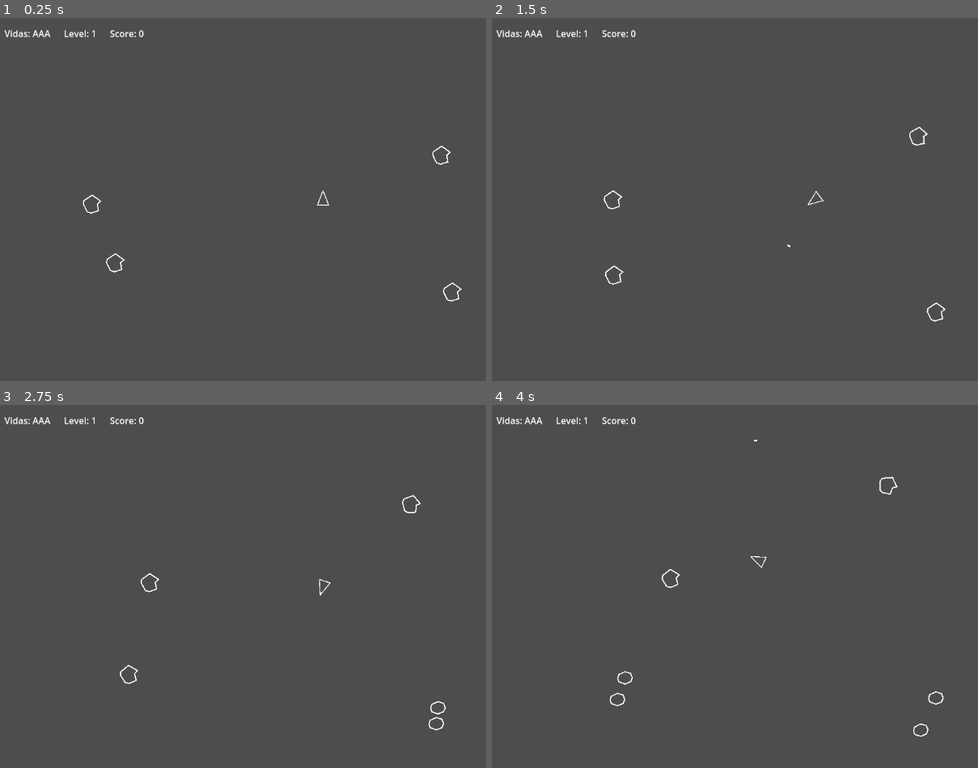
Above: before the commit, frames 1-4 (two rows, left to right).
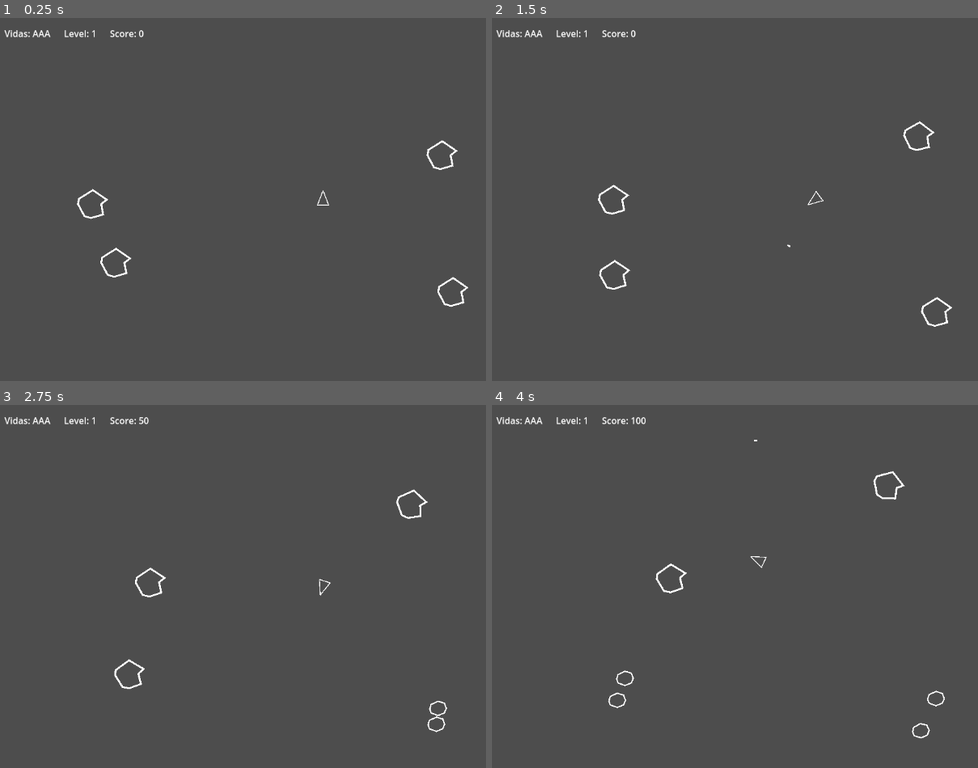
Above: after the commit, the same moments.

Repository: jiyarza/asteroids_gd
Game: Godot game, scene res://Main.tscn
The game is run twice, just before and just after one commit, with the same random seed, the same clock (stepped at 60 frames per second) and the same inputs.
Inputs:
- Up to frame 1 (0.25 s): no input
- Up to frame 2 (1.5 s): hold D (turn_right) 0.53-1.28 s; tap Space (shoot) at 0.6, 1.35 s; hold A (turn_left) from 1.28 s (still down)
- Up to frame 3 (2.75 s): release A (turn_left) at 2.03 s; hold D (turn_right) from 2.03 s (still down); tap Space (shoot) at 2.1 s
- Up to frame 4 (4 s): release D (turn_right) at 2.78 s; hold W (thrust) 2.78-3.53 s; tap Space (shoot) at 2.85, 3.6 s; hold A (turn_left) from 3.53 s (still down)

The runs differ from the first frame. In frame 1, 0.6% of the frame differs, in the area x 15-97%, y 33-80%; in frame 2, 0.7%, in the area x 21-95%, y 28-86%; in frame 3, 0.6%; in frame 4, 0.6%.

Commit message:
feat: score, wave & lives update in the hud!

Diff:
--- a/Asteroid/Asteroid.gd
+++ b/Asteroid/Asteroid.gd
@@ -79,6 +79,10 @@
 	# Si ya es el tamaño mínimo, desaparece
 	if size == Size.SMALL:
 		print("Asteroid DESTROYED")
+		remove_from_group("asteroids")
+		remove_from_group("enemies")
+		remove_from_group("spawn")
+
 		destroyed.emit(global_position, size)
 		queue_free()
 		return
@@ -91,5 +95,10 @@
 		next_size = Size.SMALL
 
 	split_requested.emit(global_position, next_size)
+	remove_from_group("asteroids")
+	remove_from_group("enemies")
+	remove_from_group("spawn")
+
+	destroyed.emit(global_position, size)
 	# El asteroide original desaparece
 	queue_free()
--- a/Asteroid/Asteroid.tscn
+++ b/Asteroid/Asteroid.tscn
@@ -4,7 +4,7 @@
 [ext_resource type="Script" uid="uid://3jjpbiaw738l" path="res://ScreenWrap2D.gd" id="2_mf2qt"]
 
 [sub_resource type="CircleShape2D" id="CircleShape2D_h8dtb"]
-radius = 17.262676
+radius = 22.0
 
 [node name="RigidBody2D" type="RigidBody2D"]
 collision_layer = 4
@@ -17,6 +17,8 @@
 shape = SubResource("CircleShape2D_h8dtb")
 
 [node name="Line2D" type="Line2D" parent="."]
+position = Vector2(1, -4.7683716e-07)
+scale = Vector2(1.6571429, 1.5555556)
 points = PackedVector2Array(-16, 0, -15, -6, 0, -16, 15, -5, 9, 0, 11, 12, -2, 16, -9, 14)
 closed = true
 width = 2.0
--- a/Asteroid/Asteroid_MEDIUM.tscn
+++ b/Asteroid/Asteroid_MEDIUM.tscn
@@ -18,7 +18,8 @@
 shape = SubResource("CircleShape2D_h8dtb")
 
 [node name="Line2D" type="Line2D" parent="."]
-position = Vector2(-1, -1)
+position = Vector2(-1, 2.3841858e-07)
+scale = Vector2(1.1333333, 1.1538461)
 points = PackedVector2Array(-12, 1, -10, -6, 1, -11, 11, -8, 14, 0, 11, 7, 1, 11, -10, 7)
 closed = true
 width = 2.0
--- a/Bullet/Bullet.gd
+++ b/Bullet/Bullet.gd
@@ -42,7 +42,7 @@
 
 # Esta función se ejecutará cuando el Area2D de la bala toque un cuerpo físico (RigidBody, CharacterBody...).
 func _on_body_entered(_body: Node):
-	print("Bullet: _on_body_entered")
+	#print("Bullet: _on_body_entered")
 	if _body is Asteroid:
 		_body.hit()
 	# Por ahora, simplemente destruimos la bala al impactar.
--- a/World/GameManager.gd
+++ b/World/GameManager.gd
@@ -34,7 +34,7 @@
 	assert(_spawner != null, "GameManager: falta Spawner.")
 	assert(_hud != null, "GameManager: falta HUD.")
 	_hud.reset()
-
+	_spawner.asteroid_spawned.connect(_on_asteroid_spawned)
 	# Arranca en título o directamente en partida según tu flujo:
 	start_game()
 
@@ -63,14 +63,13 @@
 	_update_hud_all()
 
 func _start_wave(index: int) -> void:
-	# Genera la oleada actual (asteroides grandes, etc.)
-	# Si tienes un Waves.tres con configuración, léela aquí
-	if _spawner and _spawner.has_method("spawn_wave"):
-		_spawner.spawn_wave(index)
+	print("START_WAVE ", index)
+	_spawner.spawn_wave(index)
 	emit_signal("wave_started", index)
 	_update_ui_wave()
 
 func _on_wave_cleared() -> void:
+	print("_ON_WAVE_CLEARED()")
 	emit_signal("wave_cleared", wave_index)
 	wave_index += 1
 	_start_wave(wave_index)
@@ -113,9 +112,9 @@
 	_active_asteroids += 1
 	a.destroyed.connect(_on_asteroid_destroyed)
 
-func _on_asteroid_destroyed(size: int) -> void:
-	print("_on_asteroid_destroyed ->", size)
-	score += 50 * size
+func _on_asteroid_destroyed(position: Vector2, size: int) -> void:
+	#print("_on_asteroid_destroyed ->", size)
+	score += 50 * (size + 1)
 	_update_ui_score()
 	_check_wave_cleared()
 
@@ -125,10 +124,9 @@
 	_check_wave_cleared()
 
 func _check_wave_cleared() -> void:
-	# Regla simple: pregunta al Spawner si quedan enemigos/asteroides
-	if _spawner and _spawner.has_method("is_wave_cleared"):
-		if _spawner.is_wave_cleared():
-			_on_wave_cleared()
+	#print("_CHECK_WAVE_CLEARED ")
+	if _spawner.is_wave_cleared():
+		_on_wave_cleared()
 
 # ---------------------------
 # Pausa
--- a/World/Spawner.gd
+++ b/World/Spawner.gd
@@ -133,6 +133,9 @@
 
 # ¿Se ha limpiado la oleada?
 func is_wave_cleared() -> bool:
+	print("IS_WAVE_CLEARED: ", get_tree().get_nodes_in_group("asteroids").size())
+	for n in get_tree().get_nodes_in_group("asteroids"):
+		print("[ASTEROIDS GROUP] ", n.name, " @ ", n.get_path())
 	return (
 		get_tree().get_nodes_in_group("asteroids").is_empty()
 		and get_tree().get_nodes_in_group("enemies").is_empty()
